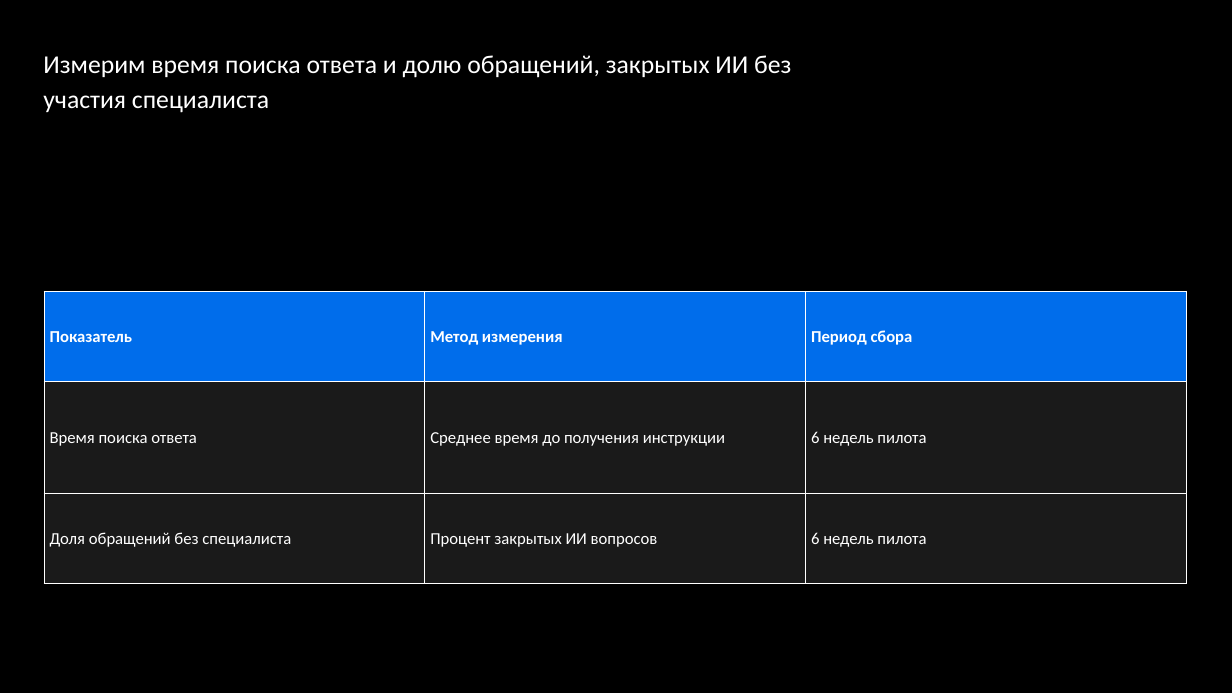
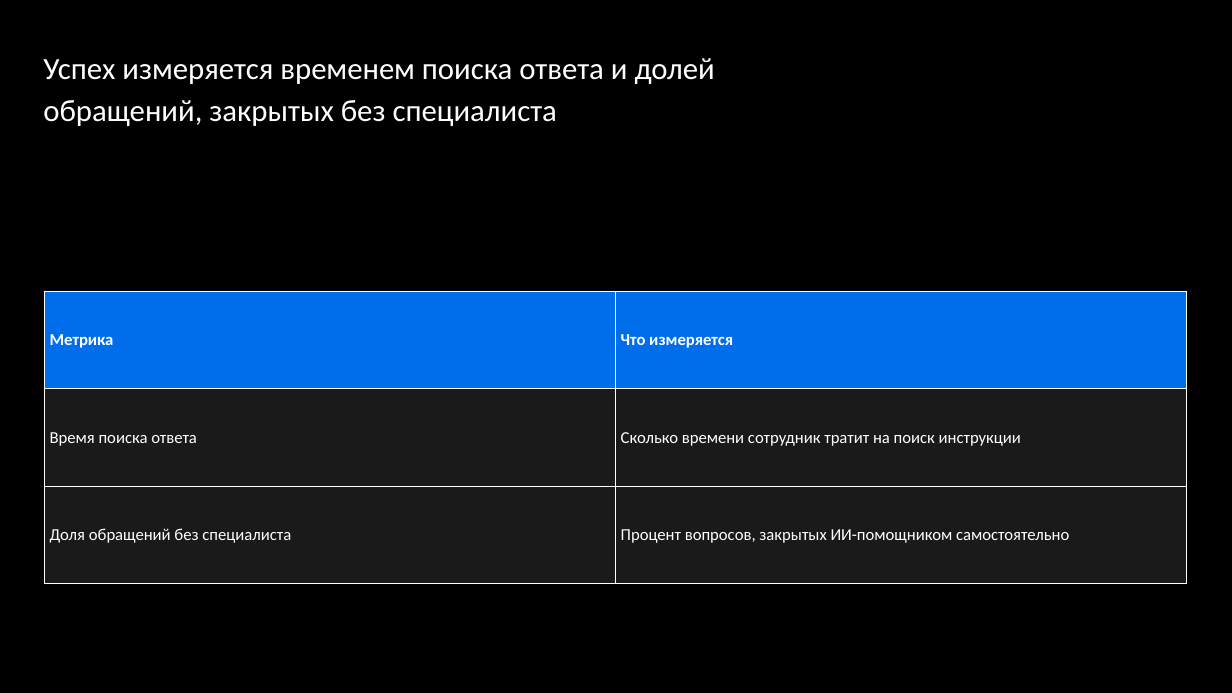
Before and after one commit to temurysega/lct_vk, a slide deck: slide 9 of deliverables/vk-workspace-balanced.pptx. Drawn at 1232x693 pixels with LibreOffice and Linux fonts; fonts in the diff are those of the drawing; background and template pictures are left out. Boxes give left, top, right and bottom in pixels: in the first picture for what was removed or moved away, otherwise in the second. Text is boxed around its words. In the diff, an @@ line names an element or a change of style, - is before the commit and + after.

```diff
--- a/deliverables/vk-workspace-balanced.pptx
+++ b/deliverables/vk-workspace-balanced.pptx
@@ title at (43,58,715,126): text changed; size 20 to 24 pt @@
-Измерим время поиска ответа и долю обращений, закрытых ИИ без участия специалиста
+Успех измеряется временем поиска ответа и долей обращений, закрытых без специалиста
@@ table at (44,291,1187,583) @@
-column 1: Показатель | Время поиска ответа | Доля обращений без специалиста
-column 2: Метод измерения | Среднее время до получения инструкции | Процент закрытых ИИ вопросов
-column 3: Период сбора | 6 недель пилота | 6 недель пилота
+column 1: Метрика | Время поиска ответа | Доля обращений без специалиста
+column 2: Что измеряется | Сколько времени сотрудник тратит на поиск инструкции | Процент вопросов, закрытых ИИ-помощником самостоятельно
```
Also in this commit, not shown: 4 other slides changed, 5 slides added, 7 slides removed, 30 other files.
